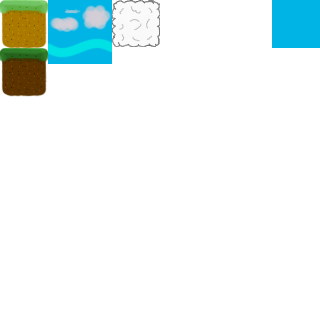
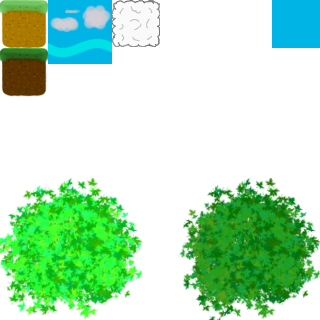
Revision of a layered 320x320 image; what changed, layer by layer:
added layer "Exposure 1" above "leaves" over [left=177, top=178, right=320, bottom=320]
added layer "leaves" above "cloud lines" over [left=0, top=178, right=143, bottom=320]
